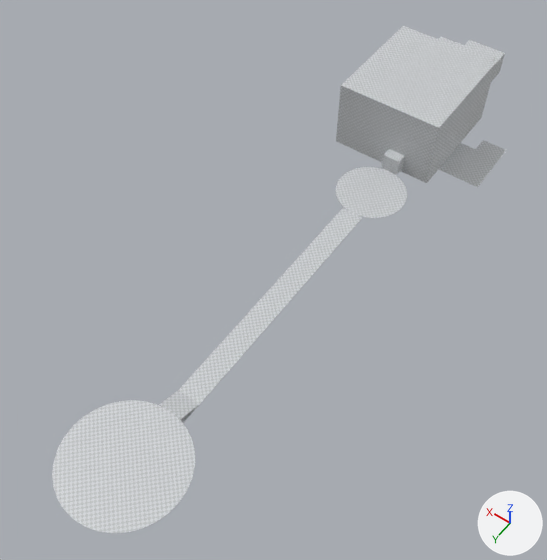
The Blender file ScoopsField/res/maps/painted_world/painted_world.blend as it was, and as the next commit left it.
Camera for both pictures: a 50 mm camera at (-108.0, 343.0, 247.0) aimed at (3.0, 187.0, 3.0). Lighting does not change. The marker at lower right points along +X, +Y and +Z. The first picture is the older version.
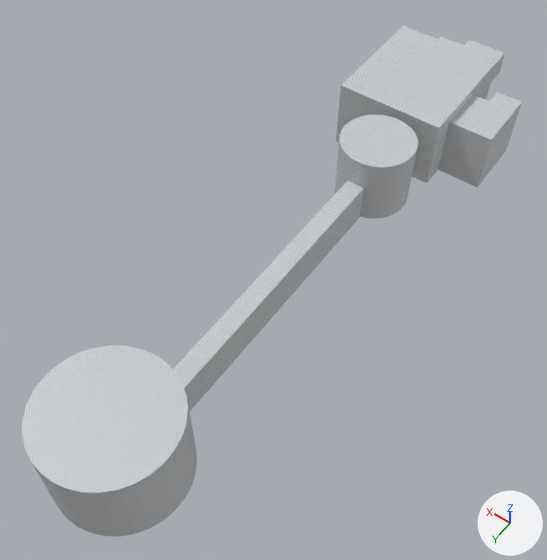
What changed in the scene script:
```text
Change me_levelgeometrymesh:
    remove me_levelgeometrymesh.from_pydata(...)  # 133 vertices, 101 faces; spans x -21.0..31.0, y -4.0..106.0, z 0.0..34.7
    add me_levelgeometrymesh.from_pydata(...)  # 307 vertices, 195 faces; spans x -41.0..31.0, y -4.0..308.6, z 0.0..43.0
    me_levelgeometrymesh part 1: 174 vertices added at x -41.0..20.6, y 59.0..308.6, z 2.0..43.0
Change me_circle:
    remove me_circle.from_pydata(...)  # 32 vertices, 1 face; spans x -16.0..16.0, y -16.0..16.0, z 0.0
    add me_circle.from_pydata(...)  # 32 vertices, 1 face; spans x -16.2..16.2, y -16.2..16.2, z 0.0
    me_circle part 3: all 1 face that had it switch from mat_material (picture img_debug_diffuse_png) to no material
    edits to the shape of me_circle do not show in these pictures
Change me_plane_004:
    verts and faces of me_plane_004; kept vertices keep their numbers, new ones are numbered from 8
    remove me_plane_004.from_pydata(...)  # 8 vertices, 3 faces; spans x -41.0..-21.0, y 23.4..53.8, z 0.0
    remove me_plane_004.materials.append(mat_material)  # picture img_debug_diffuse_png
    add me_plane_004.from_pydata(...)  # 4 vertices, 1 face; spans x -1.0..19.0, y -22.0..1.0, z 0.0
    me_plane_004 part 2
    add delete_vertices([*range(0, 8)])  # with the faces that use them
    other edits to the shape of me_plane_004 do not show in these pictures
Change me_plane_007:
    remove me_plane_007.from_pydata(...)  # 4 vertices, 1 face; spans x -5.0..5.0, y -1.0..121.1, z 0.0
    remove me_plane_007.materials.append(mat_material)  # picture img_debug_diffuse_png
    add me_plane_007.from_pydata(...)  # 4 vertices, 1 face; spans x 0.0..8.0, y -1.0..121.0, z 0.0
    me_plane_007 part 4
    me_plane_007.vertices[0].co: (-5.0, -1.0, 0.0) -> (0.0, -1.0, 0.0)  # pixel (362, 217) -> not seen
    me_plane_007.vertices[1].co: (5.0, -1.0, 0.0) -> (8.0, -1.0, 0.0)  # pixel (342, 207) -> not seen
    me_plane_007.vertices[2].co: (-5.0, 121.1, 0.0) -> (0.0, 121.0, 0.0)
    me_plane_007.vertices[3].co: (5.0, 121.1, 0.0) -> (8.0, 121.0, 0.0)
Change ob_circle:
    add _m = ob_circle.modifiers.new('Solidify', 'SOLIDIFY')
    add _m.thickness = 30.3
    add _m.offset = 1.0
    add _m.material_offset = 1
    add _m.material_offset_rim = 2
    add _m.use_even_offset = True
    add _m.use_quality_normals = True
    add ob_circle.hide_set(True)  # wire or fog, not drawn
Remove ob_circle_001:
    ob_circle_001 = bpy.data.objects.new('Circle.001', me_circle_001)
Change ob_plane_004:
    ob_plane_004.location: (0.0, 36.0, 2.0) -> (-40.0, 89.0, 2.0)
    add _m = ob_plane_004.modifiers.new('Solidify', 'SOLIDIFY')
    add _m.thickness = 28.3
    add _m.offset = 1.0
    add _m.material_offset = 1
    add _m.material_offset_rim = 2
    add _m.use_even_offset = True
    add _m.use_quality_normals = True
    add ob_plane_004.hide_set(True)  # wire or fog, not drawn
Change ob_plane_007:
    ob_plane_007.location: (-4.0, 138.9, 4.0) -> (-8.0, 139.0, 4.0)
    add _m = ob_plane_007.modifiers.new('Solidify', 'SOLIDIFY')
    add _m.thickness = 17.5
    add _m.offset = 1.0
    add _m.material_offset = 1
    add _m.material_offset_rim = 2
    add _m.use_even_offset = True
    add _m.use_quality_normals = True
    add ob_plane_007.hide_set(True)  # wire or fog, not drawn
Change ob_plane_008:
    ob_plane_008.location: (-4.0, 251.0, 4.0) -> (-8.0, 259.0, 5.0)
```

Changed parts and their boxes [x1, y1, x2, y2] in the pictures (547 x 560 px):
'LevelGeometry', reshaped (195% wider, 223% taller): before [336, 26, 505, 183]; after [22, 26, 522, 536]
'Circle.001', deleted: before [52, 400, 195, 533]
'Plane.007', hidden: before [163, 208, 362, 423]
'Circle', hidden: before [335, 167, 407, 218]
'Plane.004', hidden: before [439, 140, 506, 187]
'Plane.008', no longer drawn: before [159, 390, 199, 419]
part 1 of me_levelgeometrymesh, added: after [22, 63, 522, 536]
